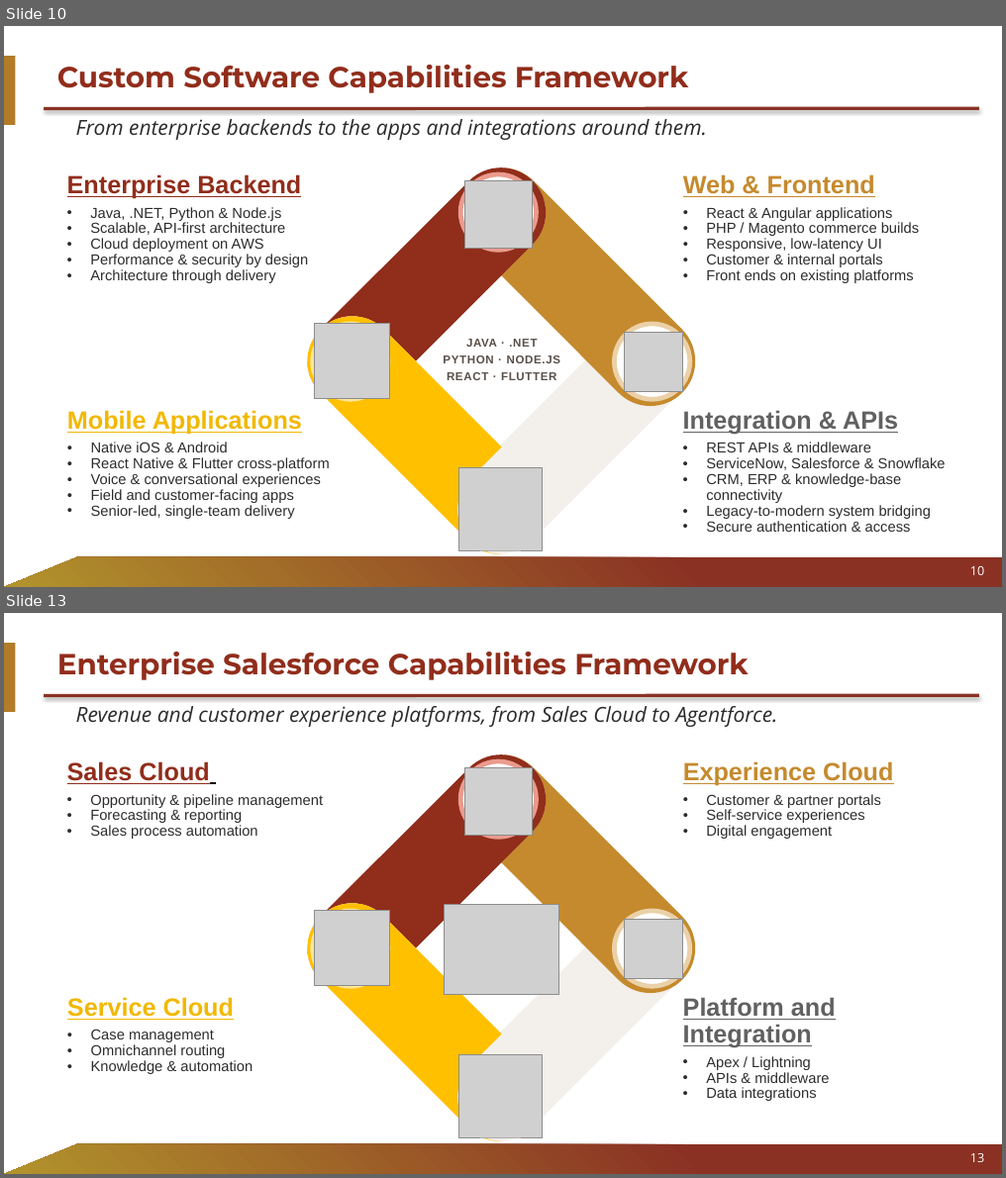
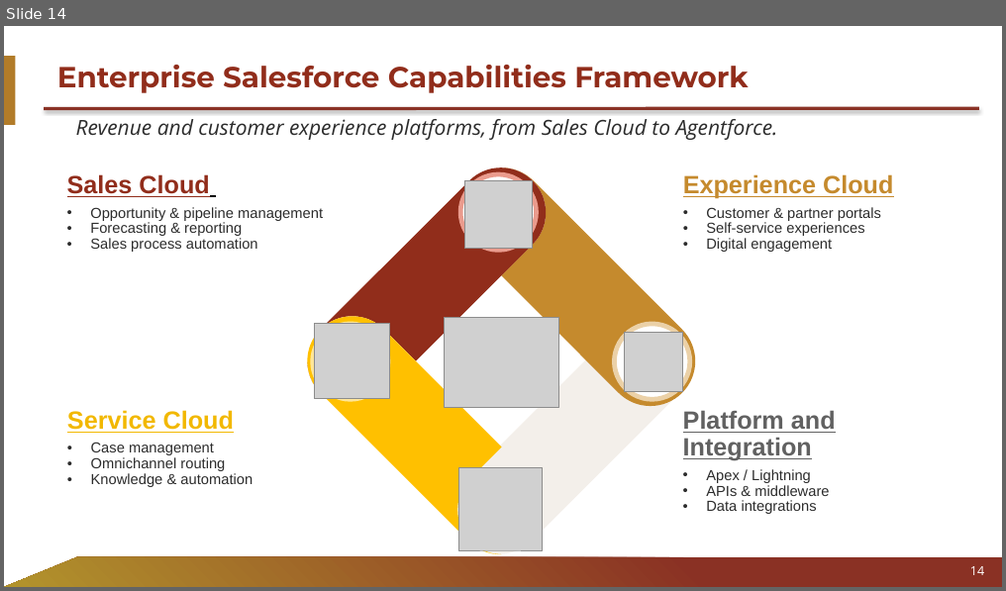
Before and after one commit to liza212/Test, a slide deck: decks/Palni_Capabilities_Partner.pptx. Shown one above the other, each under a label of ours: slides 10 and 13 before the commit, slide 14 after it; the slides between them are not shown. The pictures are 1006x1178 and 1006x591 pixels, drawn with LibreOffice and Linux fonts; fonts in the diff are those of the drawing; grey boxes stand for pictures; background and template pictures are left out. Boxes give left, top, right and bottom in pixels: in the first picture for what was removed or moved away, otherwise in the second. Text is boxed around its words. In the diff, an @@ line names an element or a change of style, - is before the commit and + after.

```diff
--- a/decks/Palni_Capabilities_Partner.pptx
+++ b/decks/Palni_Capabilities_Partner.pptx
@@ slide 10 removed at [4, 26, 1002, 587], background #FFFFFF; not listed: 3 template elements that a slide beside it also shows @@
@@ title removed at [57, 65, 688, 93] @@
-Custom Software Capabilities Framework
@@ text removed at [76, 119, 707, 140] @@
-From enterprise backends to the apps and integrations around them.
@@ freeform shape removed at [289, 150, 564, 425] @@
@@ freeform shape removed at [448, 159, 715, 425] @@
@@ text removed at [67, 174, 308, 283] @@
-Enterprise Backend
-• Java, .NET, Python & Node.js
-• Scalable, API-first architecture
-• Cloud deployment on AWS
-• Performance & security by design
-• Architecture through delivery
@@ ellipse removed at [460, 174, 537, 250] @@
@@ picture removed at [464, 181, 532, 249] @@
@@ text removed at [683, 174, 919, 283] @@
-Web & Frontend
-• React & Angular applications
-• PHP / Magento commerce builds
-• Responsive, low-latency UI
-• Customer & internal portals
-• Front ends on existing platforms
@@ freeform shape removed at [289, 297, 555, 565] @@
@@ rounded rectangle removed at [437, 297, 713, 573] @@
@@ ellipse removed at [313, 324, 388, 399] @@
@@ picture removed at [314, 323, 389, 399] @@
@@ text removed at [443, 339, 561, 380] @@
-JAVA · .NET
-PYTHON · NODE.JS
-REACT · FLUTTER
@@ ellipse removed at [614, 324, 690, 399] @@
@@ picture removed at [624, 332, 683, 391] @@
@@ text removed at [67, 410, 330, 519] @@
-Mobile Applications
-• Native iOS & Android
-• React Native & Flutter cross-platform
-• Voice & conversational experiences
-• Field and customer-facing apps
-• Senior-led, single-team delivery
@@ text removed at [683, 410, 945, 532] @@
-Integration & APIs
-• REST APIs & middleware
-• ServiceNow, Salesforce & Snowflake
-• CRM, ERP & knowledge-base connectivity
-• Legacy-to-modern system bridging
-• Secure authentication & access
@@ picture removed at [459, 469, 543, 552] @@
@@ page number removed at [970, 567, 984, 575] @@
-10
@@ what was slide 13 is now slide 14 @@
@@ page number at [970, 567, 984, 575]: text changed @@
-13
+14
```
Also in this commit, not shown: 12 slides changed, 4 slides added, 1 other slide removed.
